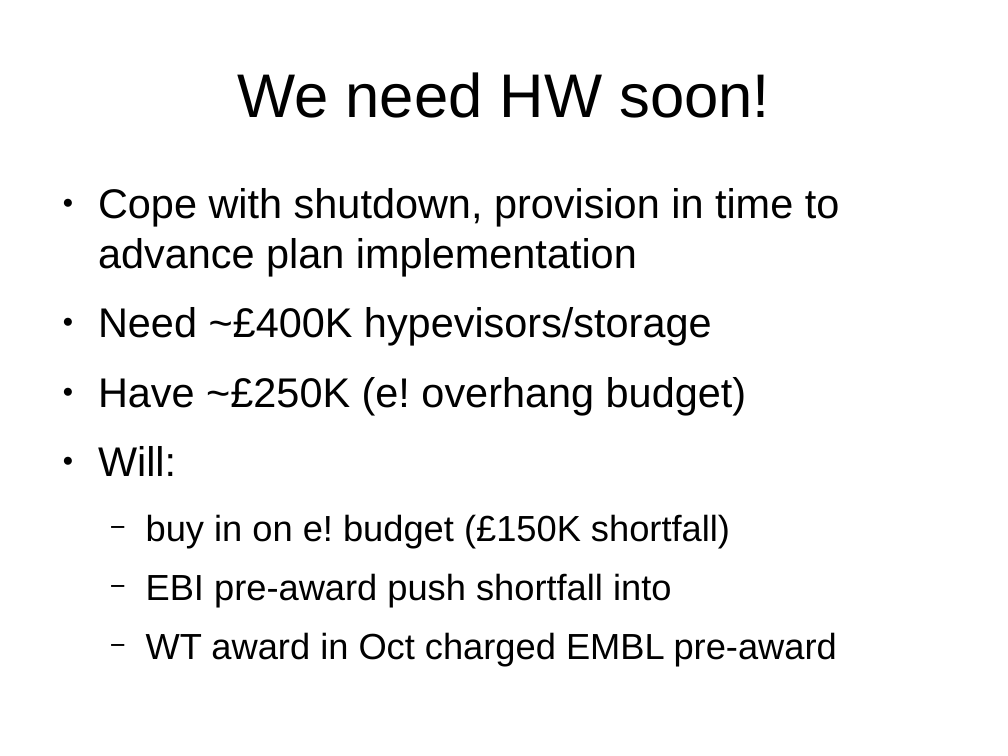
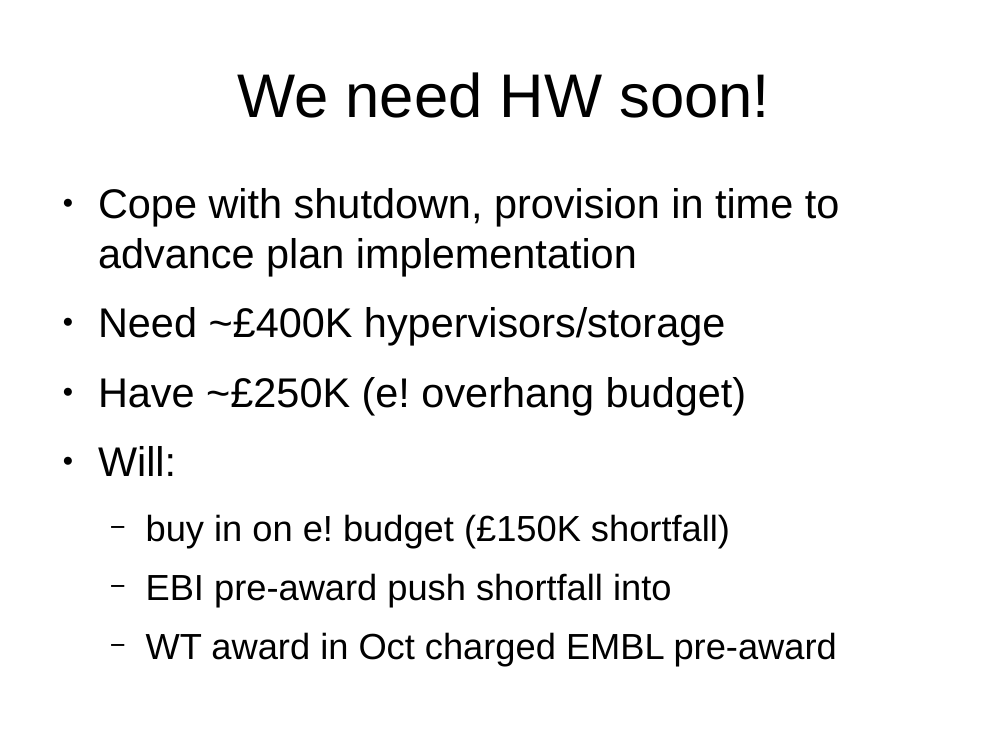
Before and after one commit to avullo/ensembl-migration-pm, a slide deck: slide 9 of data-review-10-16/talk.odp. Drawn at 1008x756 pixels with LibreOffice and Linux fonts; fonts in the diff are those of the drawing; background and template pictures are left out. Boxes give left, top, right and bottom in pixels: in the first picture for what was removed or moved away, otherwise in the second. Text is boxed around its words. In the diff, an @@ line names an element or a change of style, - is before the commit and + after.

```diff
--- a/data-review-10-16/talk.odp
+++ b/data-review-10-16/talk.odp
@@ text at [98,307,725,345]: text changed @@
-● Need ~£400K hypevisors/storage
+● Need ~£400K hypervisors/storage
```
Also in this commit, not shown: 3 other slides changed.
